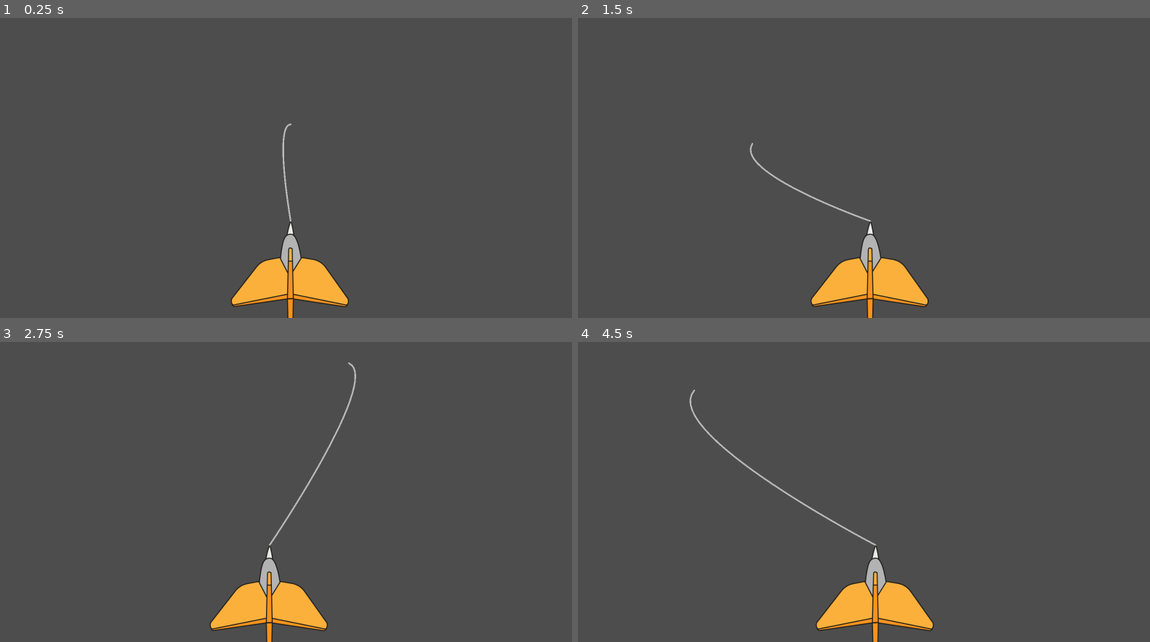
Above: before the commit, frames 1-4 (two rows, left to right).
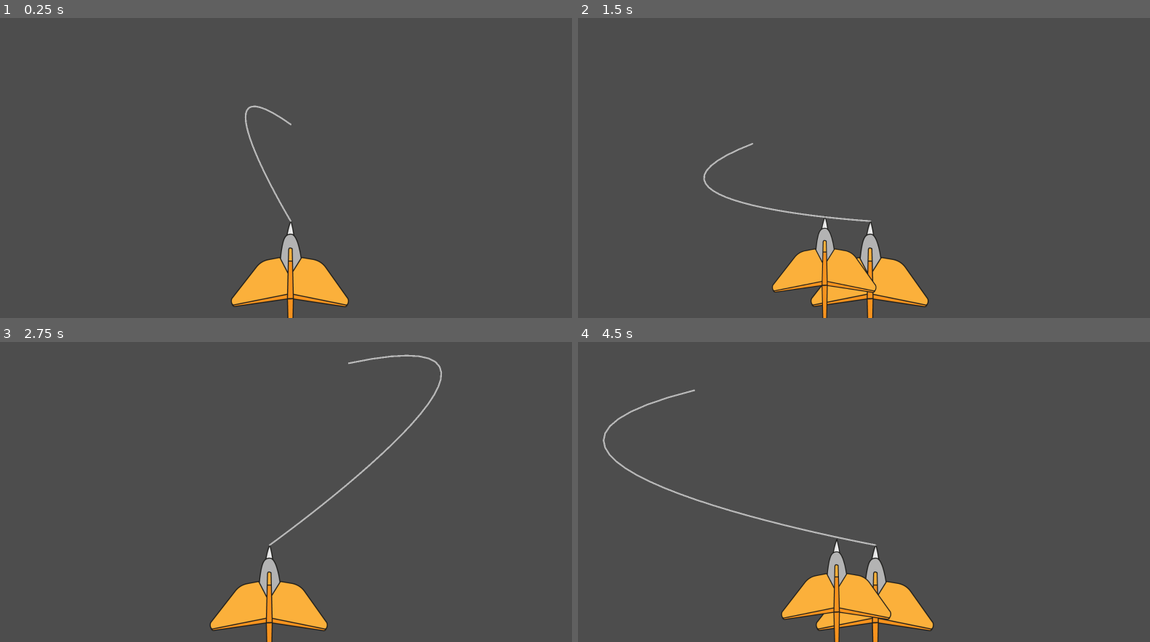
Above: after the commit, the same moments.

Repository: Balatzar/CountryCollector
Game: Godot game, scene res://Scenes/Dart.tscn
Same seed, same stepped clock (60 frames per second), same inputs: the game is played once before the commit and once after it. The project has no main scene, so this scene is started directly.
Inputs (mouse positions are in pixels of both pictures, inside the frame that each line leads up to):
- Up to frame 1 (0.25 s): no input
- Up to frame 2 (1.5 s): tap Enter at 0.5 s; move the mouse to (995, 105) at 0.52 s; click (995, 105) at 0.67 s; move the mouse to (749, 144) at 1.27 s; click (749, 144) at 1.42 s
- Up to frame 3 (2.75 s): move the mouse to (348, 363) at 2.02 s; click (348, 363) at 2.17 s
- Up to frame 4 (4.5 s): move the mouse to (841, 525) at 2.77 s; click (841, 525) at 2.92 s; move the mouse to (1041, 507) at 3.52 s; click (1041, 507) at 3.67 s; move the mouse to (692, 390) at 4.27 s; click (692, 390) at 4.42 s

The runs differ from the first frame. In frame 1, 0.3% of the frame differs, in the area x 42-51%, y 29-68%; in frame 2, 2.2%; in frame 3, 0.7%; in frame 4, 2.6%, in the area x 4-55%, y 15-100%.

Commit message:
symetrified dart throw

Diff:
--- a/Scenes/Dart.tscn
+++ b/Scenes/Dart.tscn
@@ -14,10 +14,12 @@
 damping = 0.05
 trajectory_width = 5.0
 min_arch_factor = 1.0
-start_handle_strength = -1.0
-end_handle_strength = 0.5
+max_arch_factor = 1.5
+start_handle_strength = 0.0
+end_handle_strength = 0.7
 start_forward_bias = 0.0
-end_backward_bias = 0.0
+end_backward_bias = -0.5
+projectile_rotation_factor = 1.0
 
 [node name="SpriteLeft" type="Sprite2D" parent="."]
 position = Vector2(-12, -299)
--- a/Scenes/dart.gd
+++ b/Scenes/dart.gd
@@ -29,6 +29,10 @@
 @export var tip_offset_center: Vector2 = Vector2(0, -300)
 @export var tip_offset_right: Vector2 = Vector2(0, -300)
 
+# Projectile animation configuration
+@export_group("Projectile Animation")
+@export var projectile_rotation_factor: float = 0.2  ## How much the projectile rotates toward the curve tangent (0=none, 1=full)
+
 # Sprite references
 @onready var sprite_left: Sprite2D = $SpriteLeft
 @onready var sprite_center: Sprite2D = $SpriteCenter
@@ -61,9 +65,10 @@
 	set_meta("cur_skew", 0.0)
 	set_meta("cur_rot", 0.0)
 
-	# Configure trajectory line
+	# Configure trajectory line and ensure it renders above the dart
 	trajectory_line.default_color = trajectory_color
 	trajectory_line.width = trajectory_width
+	trajectory_line.z_index = 100  # make sure line is always drawn on top
 
 	# Start with right sprite visible
 	_update_sprite_visibility()
@@ -93,7 +98,7 @@
 	var width: float = viewport_size.x
 	var left_bound: float = 0.45 * width
 	var right_bound: float = 0.55 * width
-	var is_left: bool = current_x < left_bound
+	var _is_left: bool = current_x < left_bound
 	var is_center: bool = current_x >= left_bound and current_x < right_bound
 	var is_right: bool = current_x >= right_bound
 	# Base rotation from vertical position
@@ -227,4 +232,135 @@
 	trajectory_line.points = local_points
 
 
+# --- Throw animation along current Bézier preview ---
+func _unhandled_input(event: InputEvent) -> void:
+	if event is InputEventMouseButton and event.pressed and event.button_index == MOUSE_BUTTON_LEFT:
+		_start_throw_to((event as InputEventMouseButton).position)
+
+func _start_throw_to(mouse_pos: Vector2) -> void:
+	var start_tip: Vector2 = _get_dart_tip_position()
+	var controls := _compute_bezier_controls(start_tip, mouse_pos)
+	var p0: Vector2 = controls[0]
+	var p1: Vector2 = controls[1]
+	var p2: Vector2 = controls[2]
+	var p3: Vector2 = controls[3]
+	var proj: Node2D = _make_projectile_sprite()
+	add_child(proj)
+	proj.global_position = start_tip
+	# Store initial rotation for interpolation
+	var initial_rotation: float = proj.rotation
+	proj.set_meta("initial_rotation", initial_rotation)
+	var distance: float = start_tip.distance_to(mouse_pos)
+	var duration: float = clamp(distance / 1400.0, 0.25, 0.9)
+	var tween := create_tween()
+	var cb := Callable(self, "_update_projectile_along_bezier").bind(proj, p0, p1, p2, p3)
+	tween.tween_method(cb, 0.0, 1.0, duration)
+	tween.finished.connect(func():
+		if is_instance_valid(proj):
+			proj.queue_free()
+	)
+
+func _update_projectile_along_bezier(t: float, proj: Node2D, p0: Vector2, p1: Vector2, p2: Vector2, p3: Vector2) -> void:
+	var omt := 1.0 - t
+	var omt2 := omt * omt
+	var t2 := t * t
+	var pos: Vector2 = (
+		omt2 * omt * p0 +
+		3.0 * omt2 * t * p1 +
+		3.0 * omt * t2 * p2 +
+		t2 * t * p3
+	)
+	proj.global_position = pos
+	var s: float = lerp(1.0, 0.5, t)
+	proj.scale = Vector2(s, s)
+	# Orientation-aware rotation
+	var sprite_orientation: String = str(proj.get_meta("sprite_orientation", "right"))
+	# Disable rotation for center projectile
+	if sprite_orientation == "center":
+		return
+	# Tangent (derivative) for rotation
+	var tangent: Vector2 = (
+		3.0 * omt2 * (p1 - p0) +
+		6.0 * omt * t * (p2 - p1) +
+		3.0 * t2 * (p3 - p2)
+	)
+	var tangent_angle: float = atan2(tangent.y, tangent.x)
+	# Align tip to tangent using art's precomputed forward direction in world (without parent)
+	var forward_world_no_parent: float = float(proj.get_meta("forward_world_no_parent", 0.0))
+	var desired_parent_rot: float = tangent_angle - forward_world_no_parent
+	proj.rotation = lerp_angle(proj.rotation, desired_parent_rot, projectile_rotation_factor)
+
+
+func _make_projectile_sprite() -> Node2D:
+	var source: Sprite2D = sprite_left if sprite_left.visible else (sprite_center if sprite_center.visible else sprite_right)
+	var proj := Node2D.new()
+	var dup := source.duplicate() as Sprite2D
+	proj.add_child(dup)
+	# Get the tip position in the source sprite's local space
+	var tip_local: Vector2
+	var tip_anchor: Node2D = dup.get_node_or_null("TipAnchor")
+	if tip_anchor:
+		# TipAnchor position is in sprite's local space
+		tip_local = tip_anchor.position
+	else:
+		# Fallback to configured offsets
+		if source == sprite_left:
+			tip_local = tip_offset_left
+		elif source == sprite_center:
+			tip_local = tip_offset_center
+		else:
+			tip_local = tip_offset_right
+
+	# Store which sprite orientation is being used for rotation logic
+	var sprite_orientation: String = ""
+	if source == sprite_left:
+		sprite_orientation = "left"
+	elif source == sprite_center:
+		sprite_orientation = "center"
+	else:
+		sprite_orientation = "right"
+	proj.set_meta("sprite_orientation", sprite_orientation)
+
+	# Apply 180° rotation for right dart around the tip anchor
+	if sprite_orientation == "right":
+		# Rotate the sprite 180° around the tip point
+		dup.rotation = PI
+		# After rotation, the tip position changes due to the rotation
+		# We need to recalculate where the tip is now
+		var tip_in_parent: Vector2 = dup.transform * tip_local
+		# Offset the duplicated sprite so the tip is at the projectile's origin
+		dup.position -= tip_in_parent
+	else:
+		# For center and left, normal behavior
+		# Transform the tip position through the sprite's transform to get it in the duplicated sprite's parent space
+		var tip_in_parent: Vector2 = dup.transform * tip_local
+		# Offset the duplicated sprite so the tip is at the projectile's origin
+		dup.position -= tip_in_parent
+
+	# Store child base rotation so parent can align to tangent relative to art
+	proj.set_meta("child_base_rotation", dup.rotation)
+
+	return proj
+
+func _compute_bezier_controls(start: Vector2, end: Vector2) -> Array[Vector2]:
+	var direction: Vector2 = (end - start)
+	var distance: float = max(0.001, direction.length())
+	var dir: Vector2 = direction / distance
+	var vertical_factor: float = -dir.y
+	var normalized_factor: float = clamp(vertical_factor, -1.0, 1.0)
+	var arch_amount: float = lerp(min_arch_factor, max_arch_factor, (normalized_factor + 1.0) / 2.0)
+	var n: Vector2 = Vector2(-dir.y, dir.x)
+	if n.y > 0.0:
+		n = -n
+	var base_len: float = distance * arch_amount
+	var len_start: float = base_len * max(0.0, start_handle_strength)
+	var len_end: float = base_len * max(0.0, end_handle_strength)
+	var f_start: float = distance * start_forward_bias * arch_amount
+	var f_end: float = distance * end_backward_bias * arch_amount
+	var p0: Vector2 = start
+	var p3: Vector2 = end
+	var p1: Vector2 = p0 + n * len_start + dir * f_start
+	var p2: Vector2 = p3 - dir * f_end - n * len_end
+	return [p0, p1, p2, p3]
+
 # [augment] EOF marker
